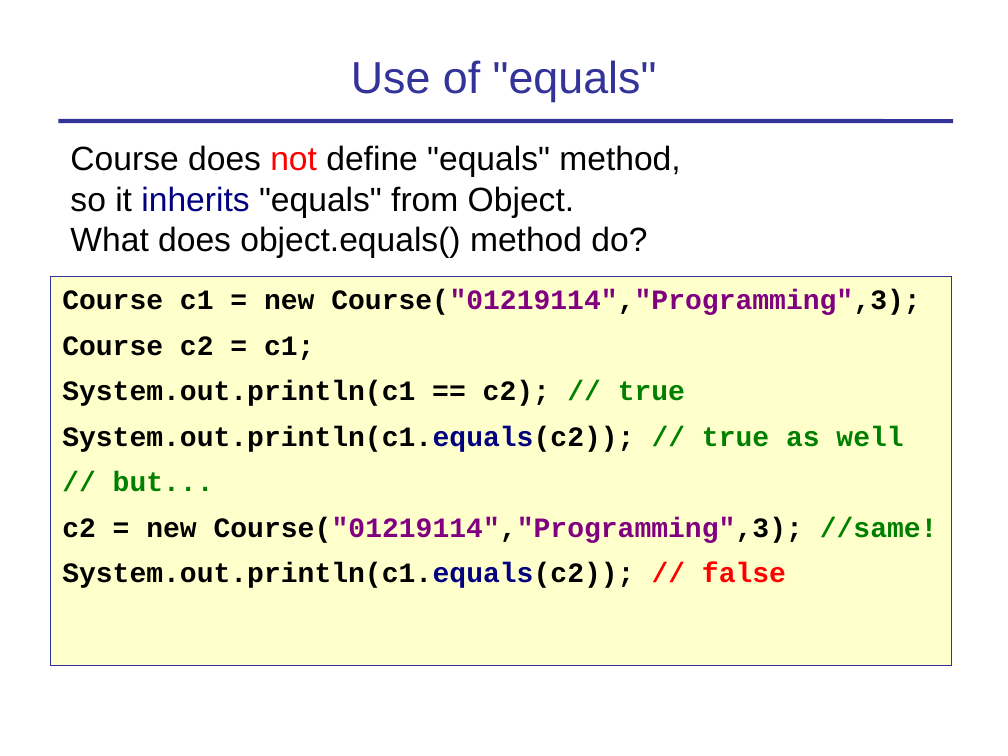
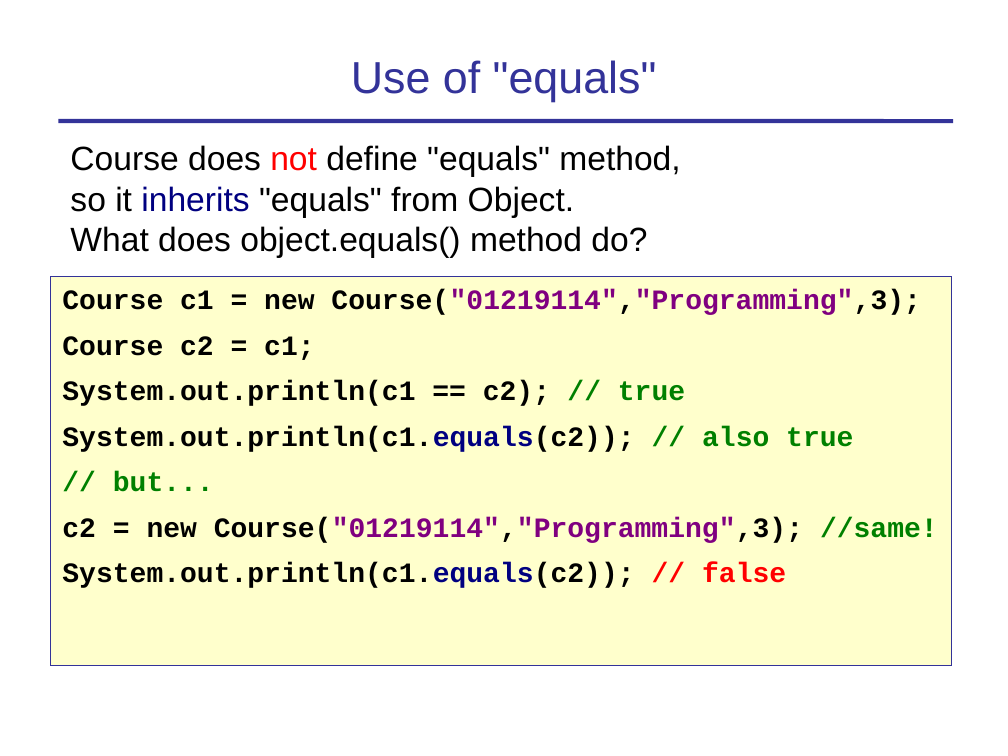
Before and after one commit to cpske/programming1, a slide deck: slide 6 of objects/7-Fundamental-Methods.ppt. Drawn at 1008x756 pixels with LibreOffice and Linux fonts; fonts in the diff are those of the drawing. Boxes give left, top, right and bottom in pixels: in the first picture for what was removed or moved away, otherwise in the second. Text is boxed around its words. In the diff, an @@ line names an element or a change of style, - is before the commit and + after.

```diff
--- a/objects/7-Fundamental-Methods.ppt
+++ b/objects/7-Fundamental-Methods.ppt
@@ text at (x1=62, y1=426, x2=853, y2=452): text changed @@
-System.out.println(c1.equals(c2)); // true as well
+System.out.println(c1.equals(c2)); // also true
```
Also in this commit, not shown: 9 other slides changed, 8 other files.
